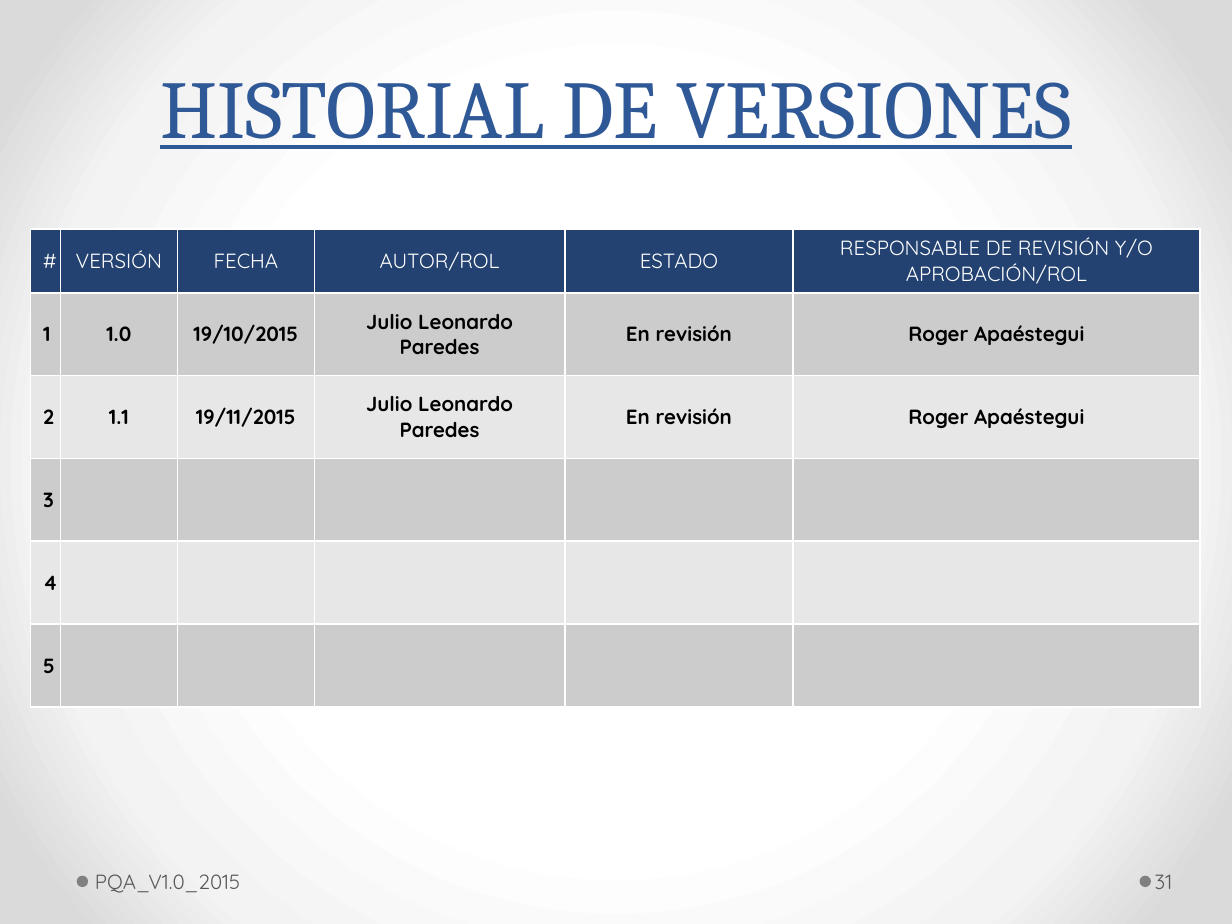
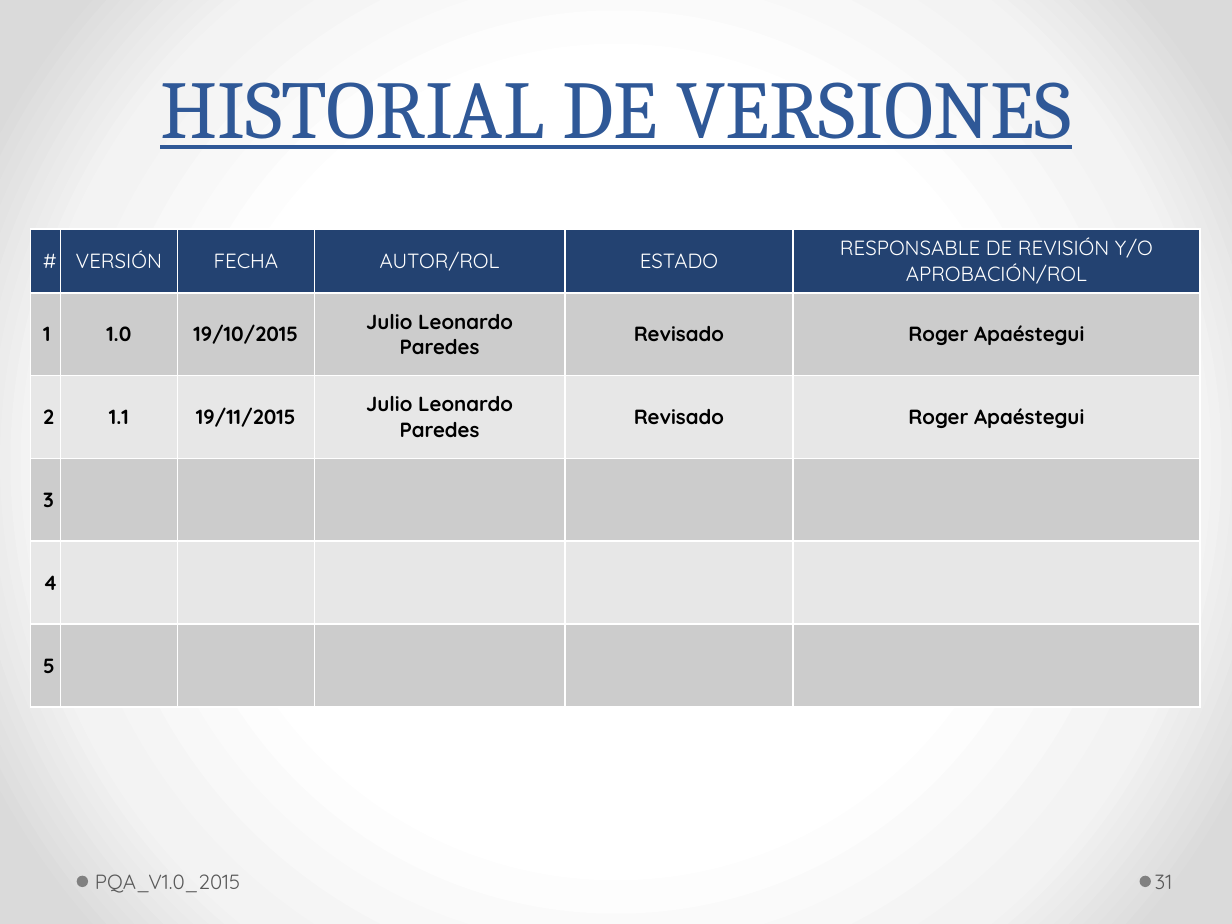
Before and after one commit to lowrider80/UTP-GPS-ALARM, a slide deck: slide 31 of Area_de_Proceso-_PPQA/PQA/PQA_V1.1_2015.pptx. Drawn at 1232x924 pixels with LibreOffice and Linux fonts; fonts in the diff are those of the drawing. Boxes give left, top, right and bottom in pixels: in the first picture for what was removed or moved away, otherwise in the second. Text is boxed around its words. In the diff, an @@ line names an element or a change of style, - is before the commit and + after.

```diff
--- a/Area_de_Proceso-_PPQA/PQA/PQA_V1.1_2015.pptx
+++ b/Area_de_Proceso-_PPQA/PQA/PQA_V1.1_2015.pptx
@@ table at (31, 229, 1198, 705) @@
-row 2, column 5: En revisión
+row 2, column 5: Revisado
-row 3, column 5: En revisión
+row 3, column 5: Revisado
```
Also in this commit, not shown: 24 other slides changed.
